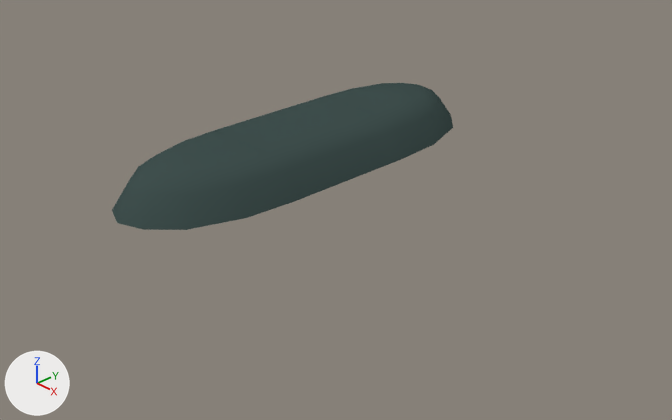
A saved change to the Blender file Unity/Assets/Models/Row_Tiles_V3.blend.
Rendered twice from a 50 mm camera at (9.03, -7.29, 5.11) aimed at (0.64, 0.57, -0.6). Arrows for +X, +Y and +Z are at lower left; the lights stay in place.

Objects in the first picture: 'End', 'Middle', 'Start'.
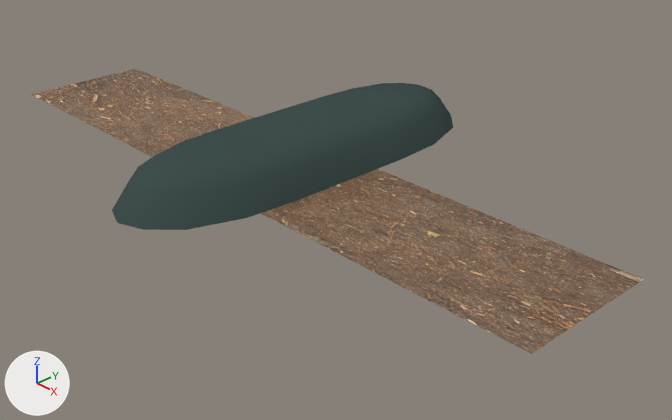
The change, as a diff of the scene's bpy script:
```diff
--- a/Unity/Assets/Models/Row_Tiles_V3.blend.py
+++ b/Unity/Assets/Models/Row_Tiles_V3.blend.py
@@ img_original_color_jpg @@
+img_original_color_jpg = load_image('_original_COLOR.jpg', '../Materials/_original_COLOR.jpg', 3888, 2592, 'sRGB')
@@ mat_original_color_jpg @@
+mat_original_color_jpg = principled_material('_original_COLOR.jpg')
+mat_original_color_jpg.texture = img_original_color_jpg
@@ me_plane @@
+me_plane.from_pydata(...)  # 185 vertices, 168 faces; spans x -5.0..5.0, y -1.0..1.0, z 0.0
+me_plane.materials.append(mat_original_color_jpg)  # picture img_original_color_jpg
@@ ob_groundplane @@
+ob_groundplane = bpy.data.objects.new('GroundPlane', me_plane)
+ob_groundplane.location = (0.0, 0.0, 0.0)
```

Changed parts and their boxes [x1, y1, x2, y2] in the pictures (672 x 420 px):
'GroundPlane', added (brown): after [31, 69, 644, 354]
